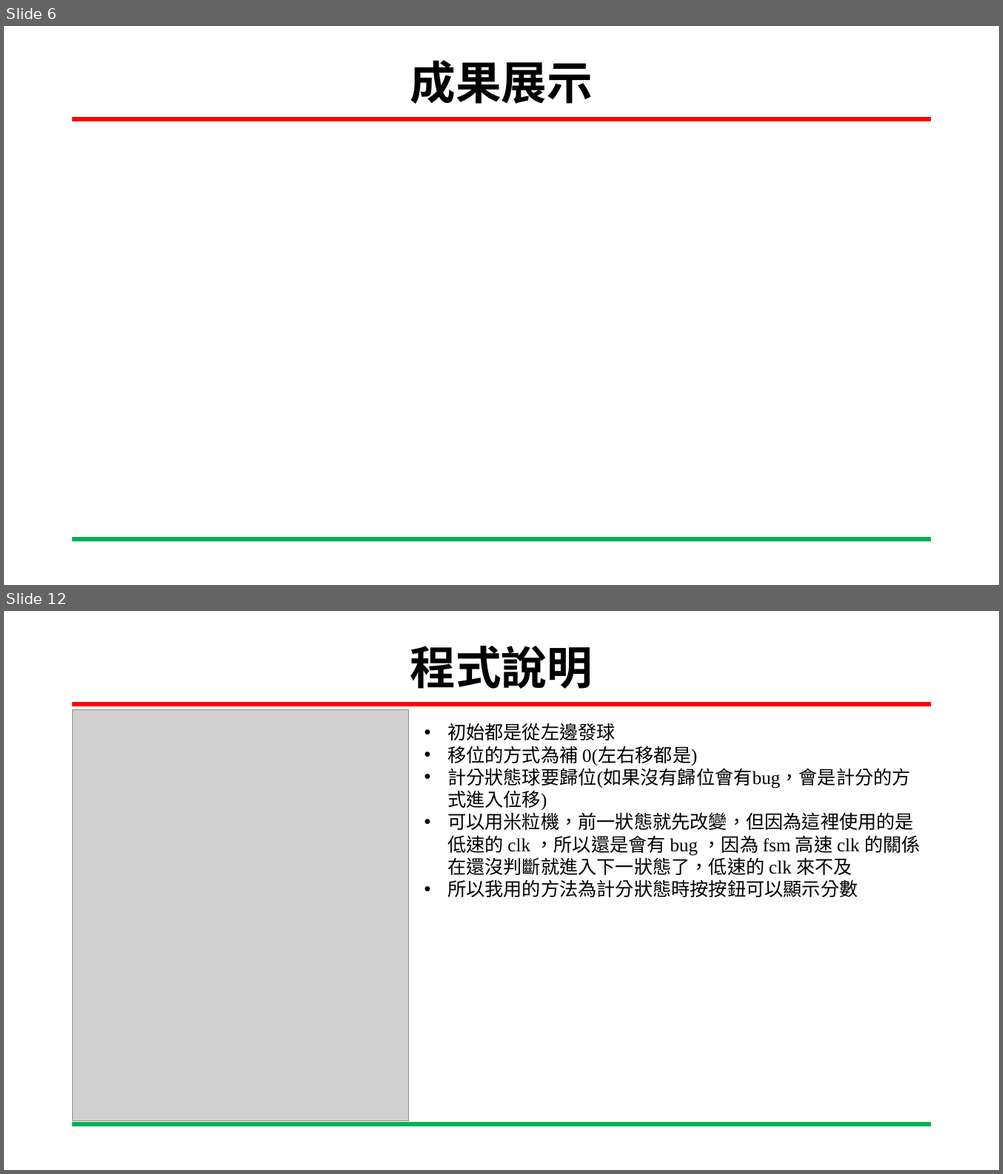
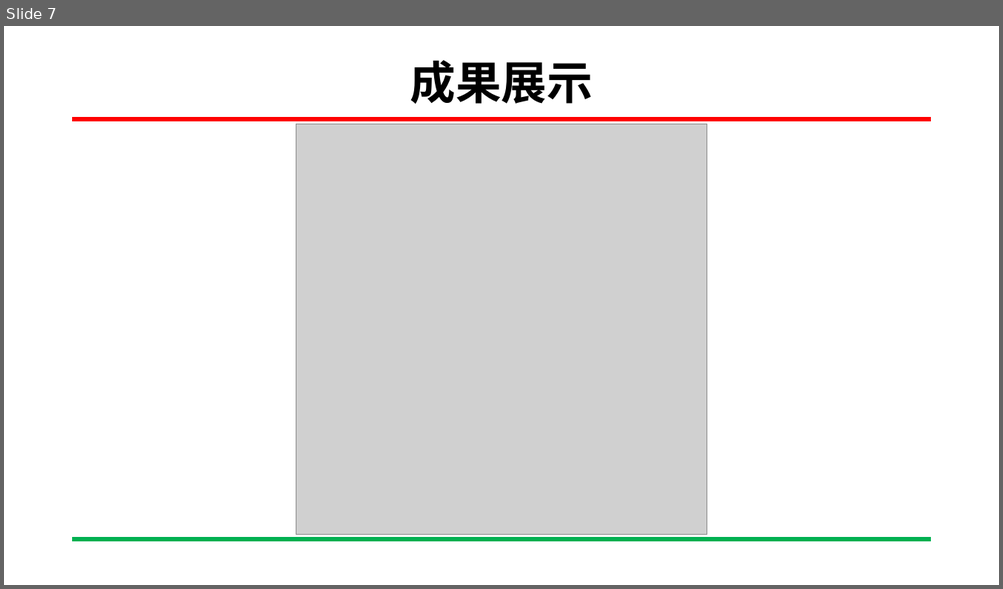
Before and after one commit to yihong92/FPGA, a slide deck: HW5/HW5-1 VGA顯示/HW5-1 VGA顯示.pptx. Shown one above the other, each under a label of ours: slides 6 and 12 before the commit, slide 7 after it; the slides between them are not shown. The pictures are 1003x1174 and 1003x589 pixels, drawn with LibreOffice and Linux fonts; fonts in the diff are those of the drawing; grey boxes stand for pictures; background and template pictures are left out. Boxes give left, top, right and bottom in pixels: in the first picture for what was removed or moved away, otherwise in the second. Text is boxed around its words. In the diff, an @@ line names an element or a change of style, - is before the commit and + after.

```diff
--- a/HW5/HW5-1 VGA顯示/HW5-1 VGA顯示.pptx
+++ b/HW5/HW5-1 VGA顯示/HW5-1 VGA顯示.pptx
@@ slide 12 removed at <box>4,611,999,1170</box>, background #FFFFFF; not listed: 2 template elements that a slide beside it also shows @@
@@ title removed at <box>410,646,592,689</box> @@
-程式說明
@@ picture removed at <box>73,710,408,1122</box> @@
@@ text removed at <box>447,723,920,897</box> @@
-• 初始都是從左邊發球
-• 移位的方式為補 0(左右移都是)
-• 計分狀態球要歸位(如果沒有歸位會有bug，會是計分的方式進入位移)
-• 可以用米粒機，前一狀態就先改變，但因為這裡使用的是低速的 clk ，所以還是會有 bug ，因為 fsm 高速 clk 的關係在還沒判斷就進入下一狀態了，低速的 clk 來不及
-• 所以我用的方法為計分狀態時按按鈕可以顯示分數
@@ what was slide 6 is now slide 7 @@
@@ slide 7 changed as well @@
@@ picture added at <box>296,124,707,535</box> @@
```
Also in this commit, not shown: 5 other slides changed, 1 slide added, 11 other slides removed, 1 other file.
